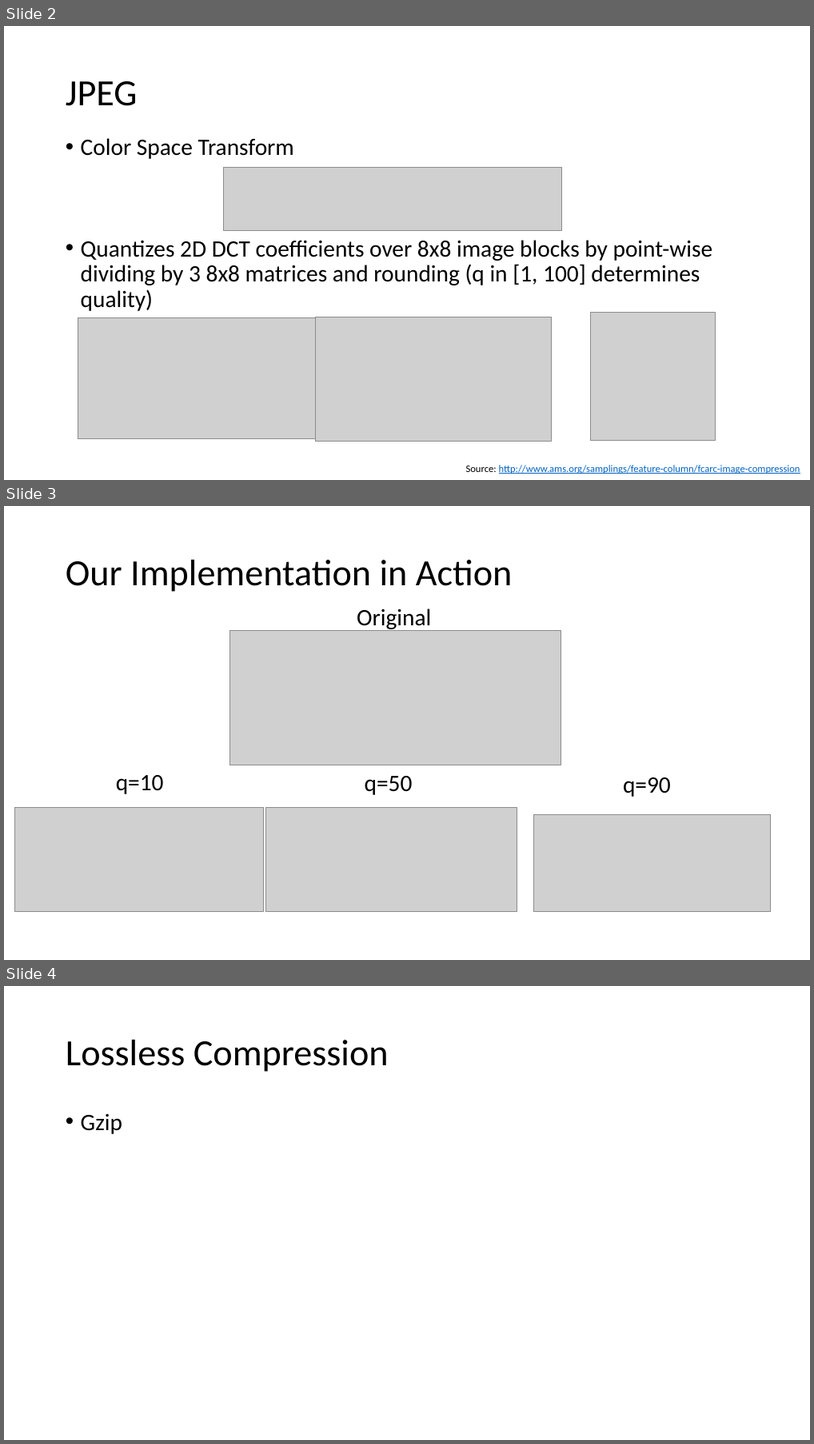
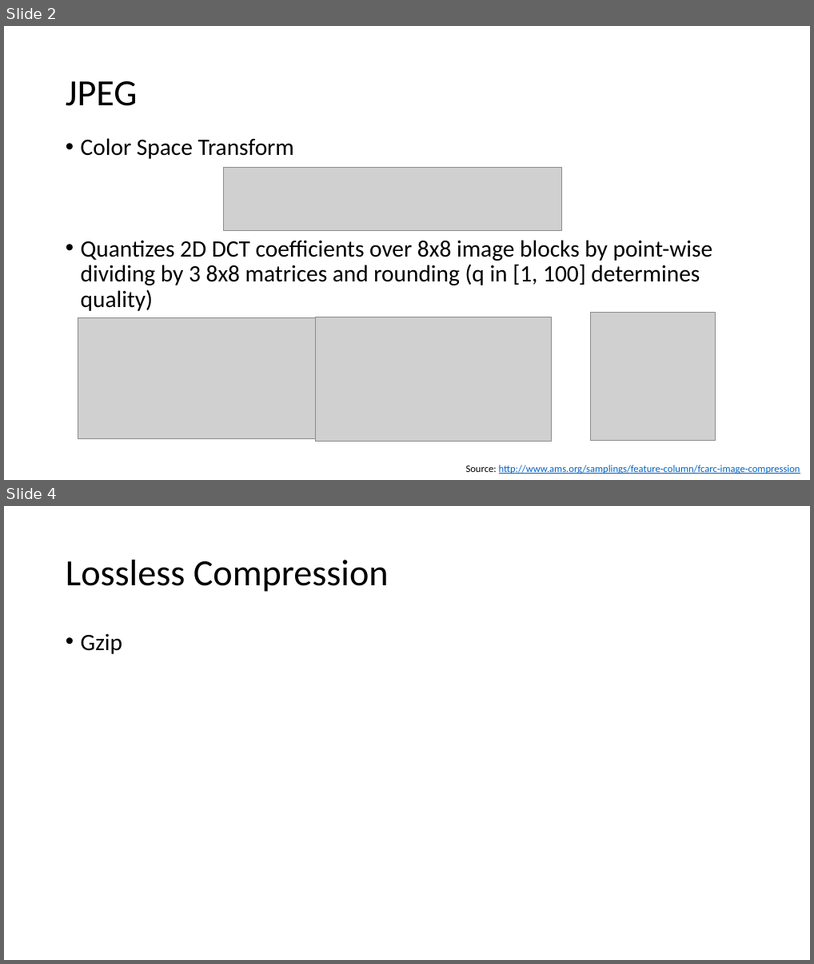
Before and after one commit to levtauz/Image_Project, a slide deck: docs/presentation.pptx. Shown one above the other, each under a label of ours: slides 2, 3 and 4 before the commit, slides 2 and 4 after it; the slides between them are not shown. The pictures are 814x1444 and 814x964 pixels, drawn with LibreOffice and Linux fonts; fonts in the diff are those of the drawing; grey boxes stand for pictures. Boxes give left, top, right and bottom in pixels: in the first picture for what was removed or moved away, otherwise in the second. Text is boxed around its words. In the diff, an @@ line names an element or a change of style, - is before the commit and + after.

```diff
--- a/docs/presentation.pptx
+++ b/docs/presentation.pptx
@@ slide 3 removed at [4, 506, 810, 960], background #FFFFFF @@
@@ title removed at [66, 560, 513, 592] @@
-Our Implementation in Action
@@ text removed at [357, 608, 431, 631] @@
-Original
@@ picture removed at [230, 630, 561, 764] @@
@@ text removed at [116, 775, 164, 794] @@
-q=10
@@ text removed at [365, 776, 413, 795] @@
-q=50
@@ text removed at [623, 777, 671, 796] @@
-q=90
@@ picture removed at [15, 808, 263, 912] @@
@@ picture removed at [266, 808, 517, 912] @@
@@ picture removed at [534, 815, 771, 912] @@
```
Also in this commit, not shown: 2 slides added, 3 other files.
